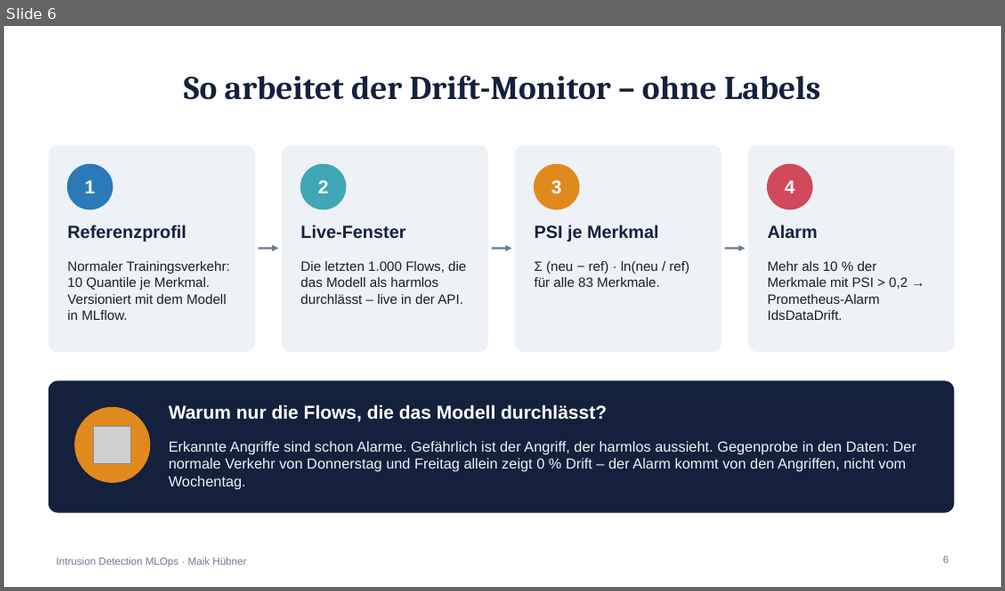
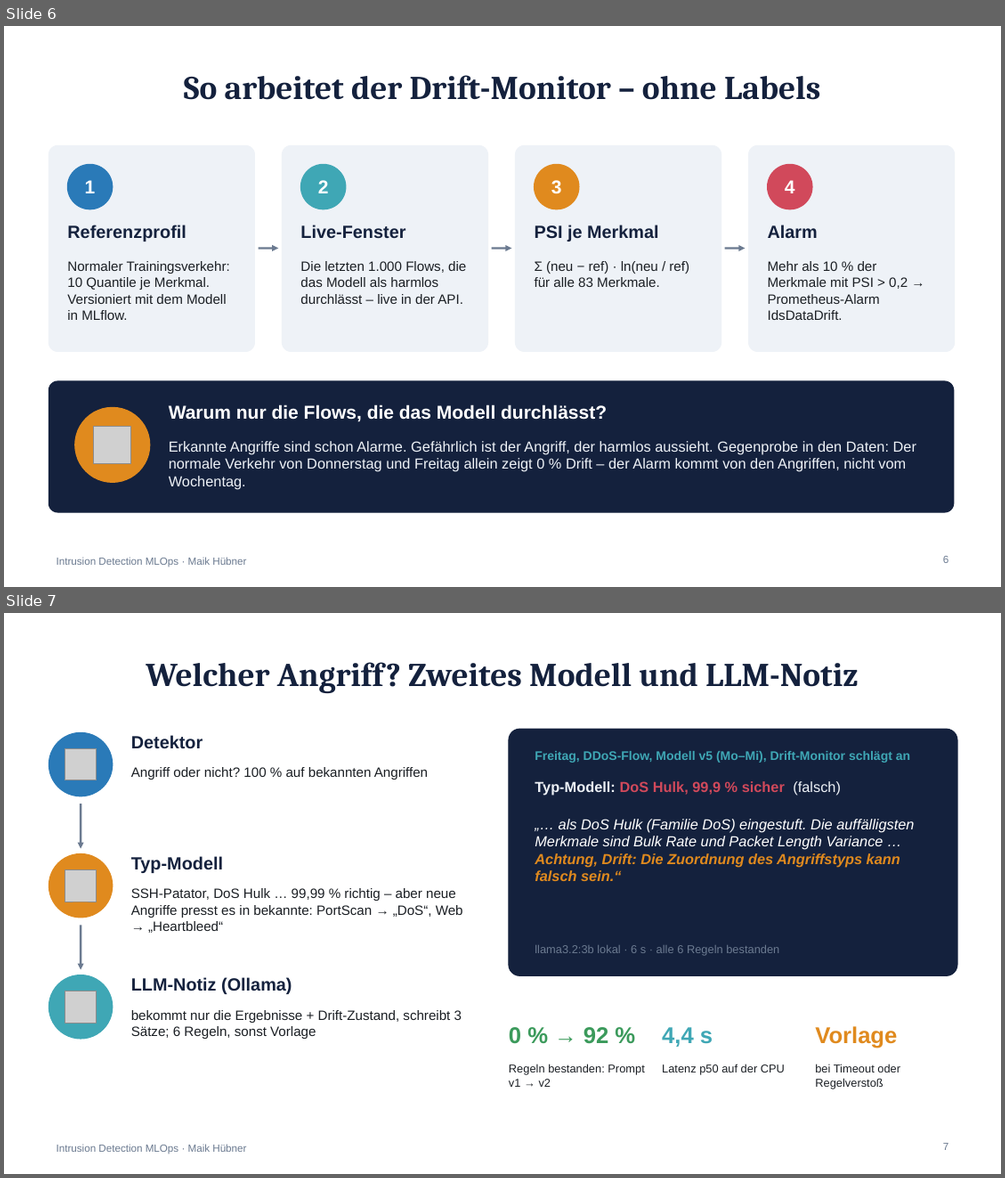
Before and after one commit to Maik-Huebner/intrusion-detection-mlops, a slide deck: docs/praesentation.pptx. Shown one above the other, each under a label of ours: slide 6 before the commit, slides 6 and 7 after it. The pictures are 1005x591 and 1005x1178 pixels, drawn with LibreOffice and Linux fonts; fonts in the diff are those of the drawing; grey boxes stand for pictures. Boxes give left, top, right and bottom in pixels: in the first picture for what was removed or moved away, otherwise in the second. Text is boxed around its words. In the diff, an @@ line names an element or a change of style, - is before the commit and + after.

```diff
--- a/docs/praesentation.pptx
+++ b/docs/praesentation.pptx
@@ slide 7 added at (4,613,1001,1174), background #FFFFFF; not listed: 1 template element that a slide beside it also shows @@
@@ title added at (146,662,858,694), 32 pt, text #14213D, bold @@
+Welcher Angriff? Zweites Modell und LLM-Notiz
@@ ellipse added at (48,732,113,796), fill #2A7AB8, outline #2A7AB8 1 pt @@
@@ text added at (131,735,203,749), 17 pt, text #14213D, bold @@
+Detektor
@@ rounded rectangle added at (509,729,957,976), fill #14213D, outline #14213D 1 pt @@
@@ picture added at (65,748,96,779) @@
@@ text added at (131,767,428,779), 13 pt, text #1B1F24 @@
+Angriff oder nicht? 100 % auf bekannten Angriffen
@@ text added at (534,751,910,763), 12 pt, text #3FA7B5, bold @@
+Freitag, DDoS-Flow, Modell v5 (Mo–Mi), Drift-Monitor schlägt an
@@ text added at (534,781,841,795), 14 pt, text #EEF2F7, bold @@
+Typ-Modell: DoS Hulk, 99,9 % sicher (falsch)
@@ arrow added from (81, 803) to (81, 849), #6B7A90 2 pt @@
@@ text added at (534,819,914,881), 14 pt, text #FFFFFF, italic @@
+„… als DoS Hulk (Familie DoS) eingestuft. Die auffälligsten Merkmale sind Bulk Rate und Packet Length Variance … Achtung, Drift: Die Zuordnung des Angriffstyps kann falsch sein.“
@@ ellipse added at (48,854,113,917), fill #E08A1E, outline #E08A1E 1 pt @@
@@ picture added at (65,869,96,900) @@
@@ text added at (131,856,223,873), 17 pt, text #14213D, bold @@
+Typ-Modell
@@ text added at (131,888,463,933), 13 pt, text #1B1F24 @@
+SSH-Patator, DoS Hulk … 99,99 % richtig – aber neue Angriffe presst es in bekannte: PortScan → „DoS“, Web → „Heartbleed“
@@ arrow added from (81, 925) to (81, 970), #6B7A90 2 pt @@
@@ text added at (534,945,779,956), 11 pt, text #6B7A90 @@
+llama3.2:3b lokal · 6 s · alle 6 Regeln bestanden
@@ ellipse added at (48,975,113,1038), fill #3FA7B5, outline #3FA7B5 1 pt @@
@@ text added at (131,977,291,994), 17 pt, text #14213D, bold @@
+LLM-Notiz (Ollama)
@@ picture added at (65,990,96,1022) @@
@@ text added at (131,1010,461,1038), 13 pt, text #1B1F24 @@
+bekommt nur die Ergebnisse + Drift-Zustand, schreibt 3 Sätze; 6 Regeln, sonst Vorlage
@@ text added at (509,1027,608,1044), 22 pt, text #3B9A5B, bold @@
+0 % → 92 %
@@ text added at (662,1027,712,1046), 22 pt, text #3FA7B5, bold @@
+4,4 s
@@ text added at (815,1026,897,1048), 22 pt, text #E08A1E, bold @@
+Vorlage
@@ text added at (509,1063,644,1086), 11 pt, text #1B1F24 @@
+Regeln bestanden: Prompt v1 → v2
@@ text added at (662,1063,785,1075), 11 pt, text #1B1F24 @@
+Latenz p50 auf der CPU
@@ text added at (815,1063,900,1089), 11 pt, text #1B1F24 @@
+bei Timeout oder Regelverstoß
@@ page number added at (943,1143,948,1150), 10 pt, text #6B7A90 @@
+7
```
Also in this commit, not shown: 6 slides changed.
